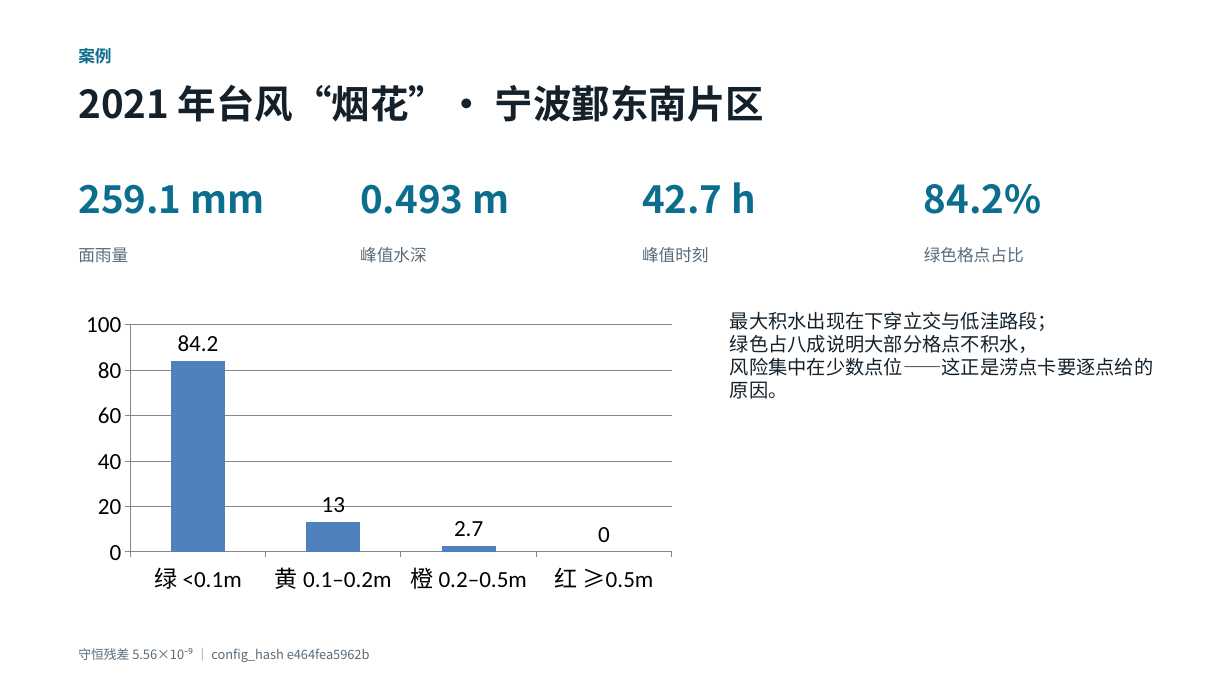
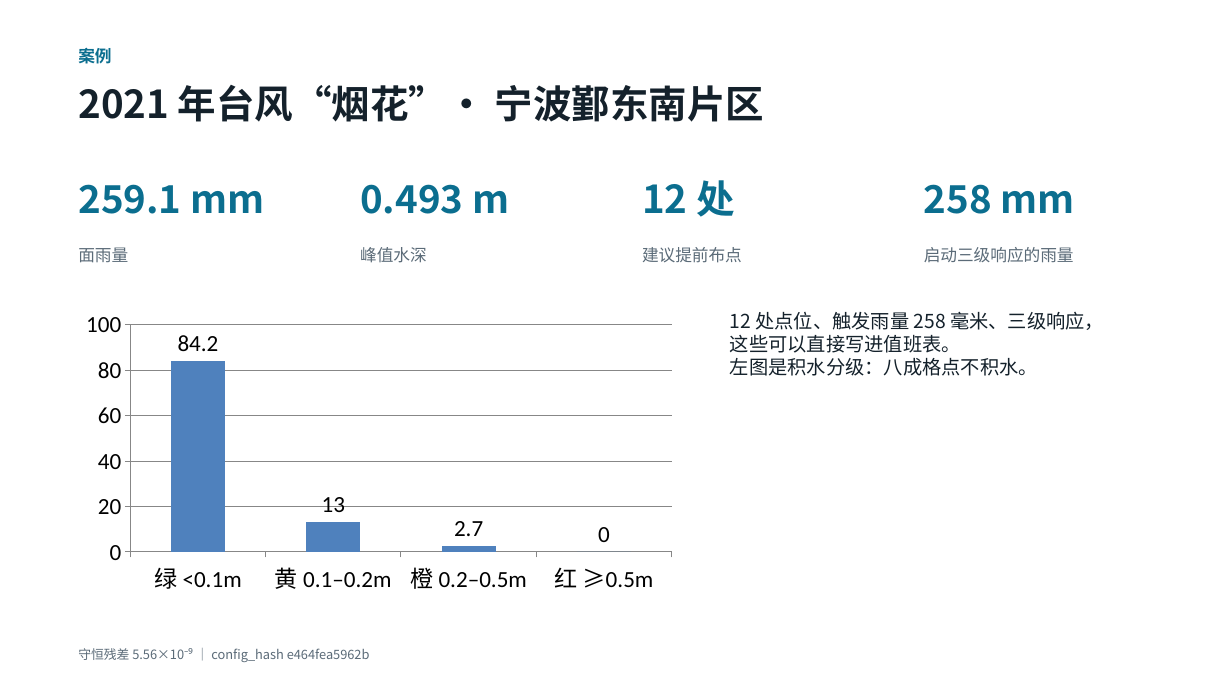
Before and after one commit to toki0413/typhoeus, a slide deck: slide 8 of docs/demo/typhoeus-demo.pptx. Drawn at 1232x693 pixels with LibreOffice and Linux fonts; fonts in the diff are those of the drawing. Boxes give left, top, right and bottom in pixels: in the first picture for what was removed or moved away, otherwise in the second. Text is boxed around its words. In the diff, an @@ line names an element or a change of style, - is before the commit and + after.

```diff
--- a/docs/demo/typhoeus-demo.pptx
+++ b/docs/demo/typhoeus-demo.pptx
@@ text at (x1=642, y1=180, x2=734, y2=217): text changed @@
-42.7 h
+12 处
@@ text at (x1=924, y1=184, x2=1075, y2=214): text changed @@
-84.2%
+258 mm
@@ text at (x1=642, y1=247, x2=742, y2=263): text changed @@
-峰值时刻
+建议提前布点
@@ text at (x1=924, y1=247, x2=1074, y2=263): text changed @@
-绿色格点占比
+启动三级响应的雨量
@@ text at (x1=730, y1=311, x2=1104, y2=376): text changed @@
-最大积水出现在下穿立交与低洼路段；
-绿色占八成说明大部分格点不积水，
-风险集中在少数点位——这正是涝点卡要逐点给的原因。
+12 处点位、触发雨量 258 毫米、三级响应，
+这些可以直接写进值班表。
+左图是积水分级：八成格点不积水。
```
Also in this commit, not shown: 11 other slides changed, 1 slide removed, 11 other files.
